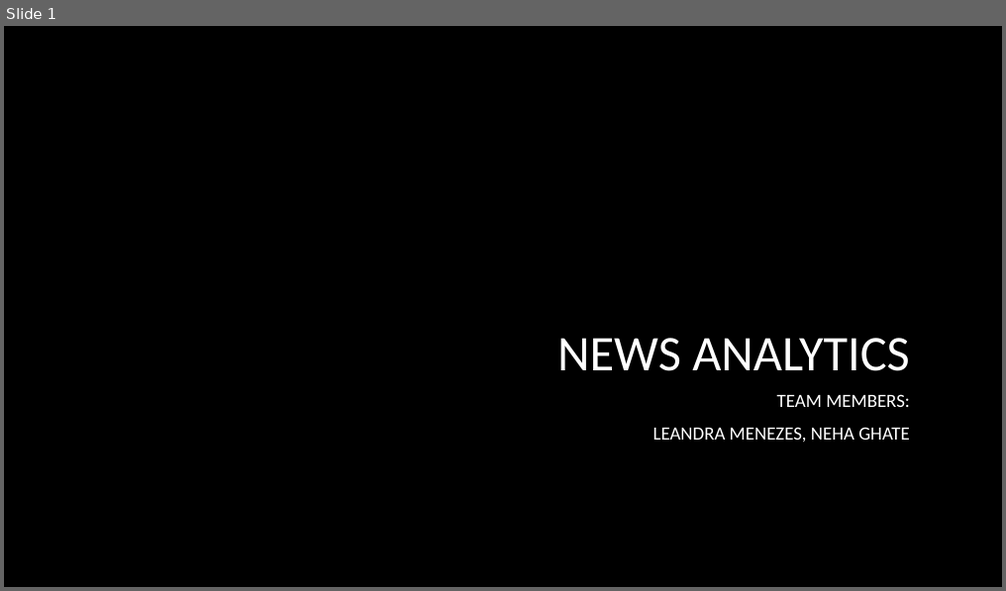
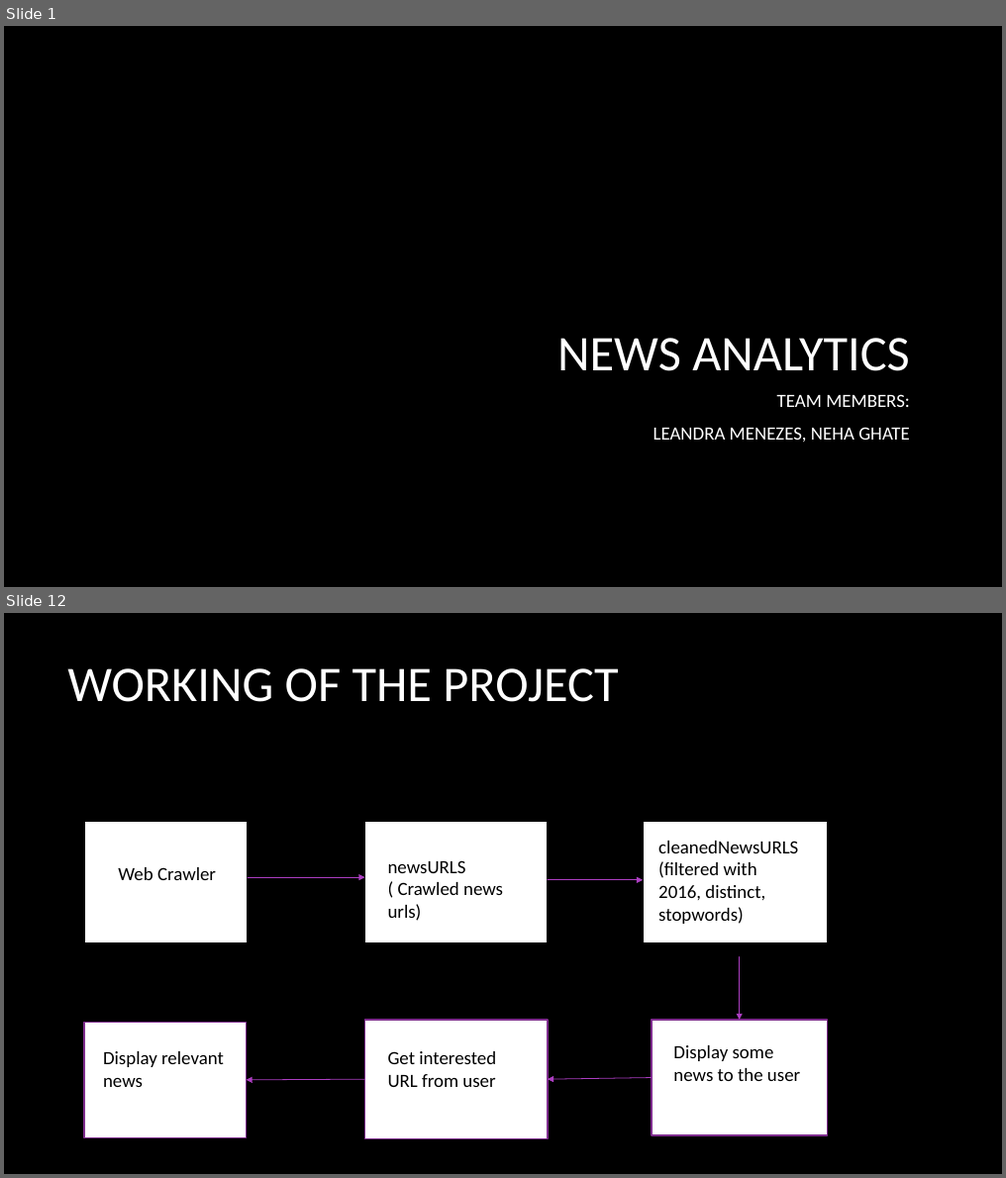
Before and after one commit to Nehaghate285/NewsAnalytics, a slide deck: News Analytics.pptx. Shown one above the other, each under a label of ours: slide 1 before the commit, slides 1 and 12 after it; the slides between them are not shown. The pictures are 1006x591 and 1006x1178 pixels, drawn with LibreOffice and Linux fonts; fonts in the diff are those of the drawing; background and template pictures are left out. Boxes give left, top, right and bottom in pixels: in the first picture for what was removed or moved away, otherwise in the second. Text is boxed around its words. In the diff, an @@ line names an element or a change of style, - is before the commit and + after.

```diff
--- a/News Analytics.pptx
+++ b/News Analytics.pptx
@@ slide 12 added at [4,613,1002,1174], background picture (left out) @@
@@ title added at [67,668,618,702], 48 pt, text #FFFFFF @@
+WORKING OF THE PROJECT
@@ rectangle added at [84,821,248,943], fill #FFFFFF, outline #000000 1.5 pt @@
@@ rectangle added at [364,821,548,943], fill #FFFFFF, outline #000000 1.5 pt @@
@@ rectangle added at [644,821,828,943], fill #FFFFFF, outline #000000 1.5 pt @@
@@ text added at [658,841,798,924], 18 pt, text #000000 @@
+cleanedNewsURLS (filtered with 2016, distinct, stopwords)
@@ text added at [118,867,216,880], 18 pt, text #000000 @@
+Web Crawler
@@ arrow added from (248, 877) to (364, 877), #AC3EC1 0.75 pt @@
@@ text added at [388,861,503,921], 18 pt, text #000000 @@
+newsURLS ( Crawled news urls)
@@ arrow added from (548, 880) to (644, 880), #AC3EC1 0.75 pt @@
@@ arrow added from (740, 958) to (740, 1020), #AC3EC1 0.75 pt @@
@@ rectangle added at [84,1023,246,1139], fill #FFFFFF, outline #7F2E8F 1.5 pt @@
@@ rectangle added at [364,1020,548,1140], fill #FFFFFF, outline #7F2E8F 1.5 pt @@
@@ rectangle added at [651,1020,828,1137], fill #FFFFFF, outline #7F2E8F 1.5 pt @@
@@ text added at [103,1052,224,1087], 18 pt, text #000000 @@
+Display relevant news
@@ text added at [388,1052,496,1087], 18 pt, text #000000 @@
+Get interested URL from user
@@ text added at [673,1046,800,1081], 18 pt, text #000000 @@
+Display some news to the user
@@ arrow added from (364, 1079) to (246, 1080), #AC3EC1 0.75 pt @@
@@ arrow added from (651, 1078) to (548, 1079), #AC3EC1 0.75 pt @@
```
Also in this commit, not shown: 6 slides changed, 8 other slides added.
